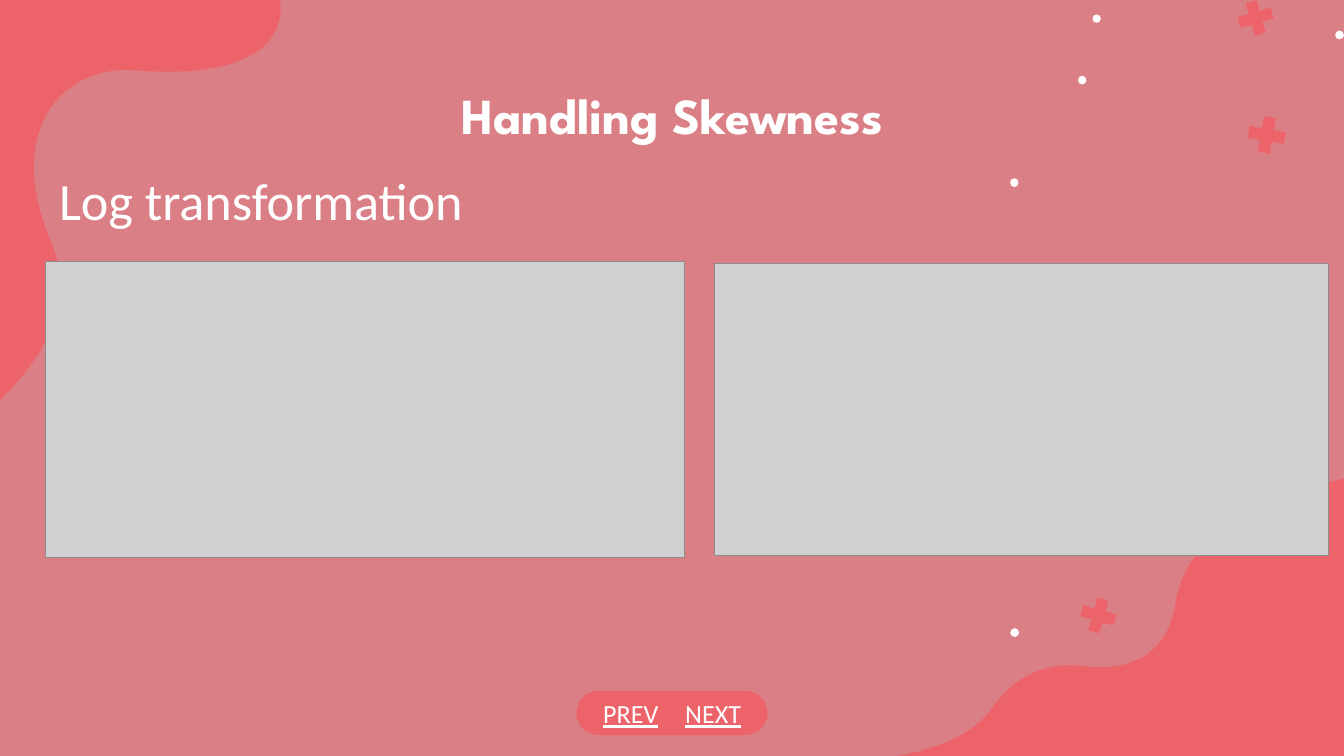
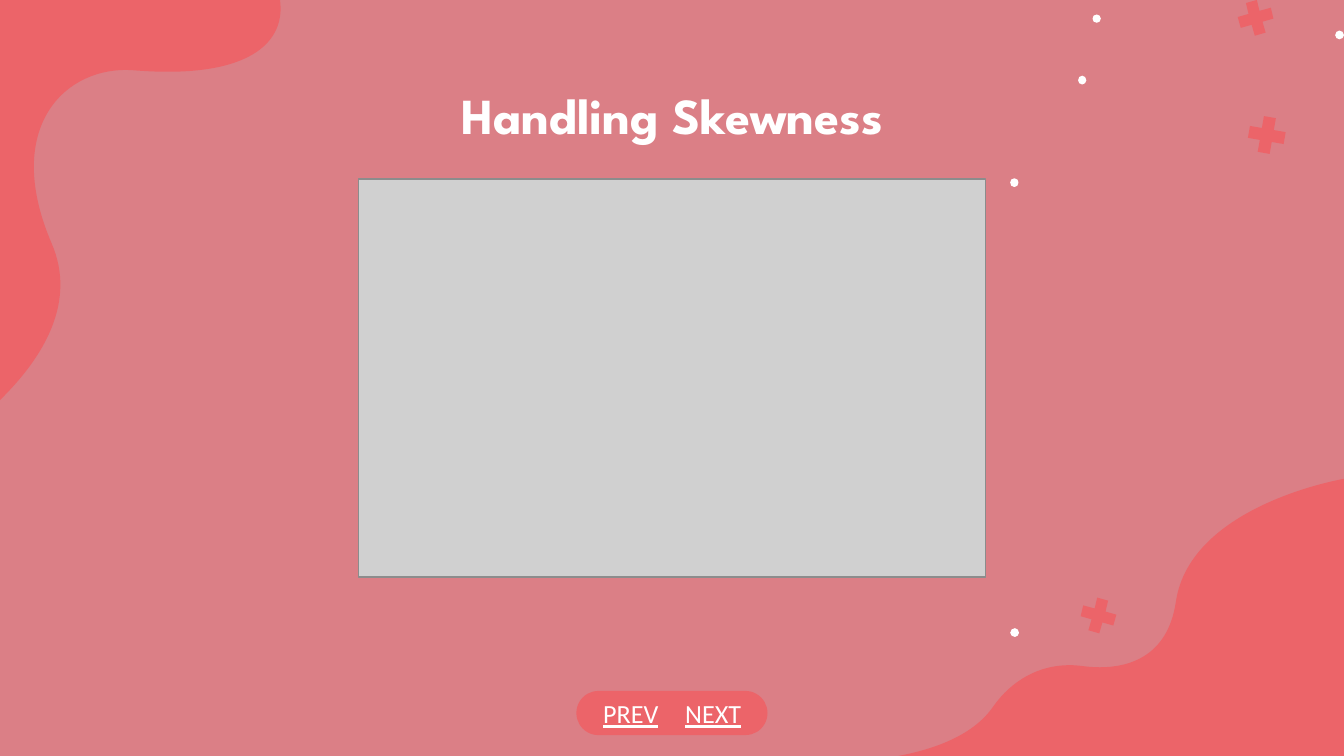
Before and after one commit to YvesSamsonLi/1015-Mini-Project, a slide deck: slide 23 of Heart disease prediction.pptx (slide 22 before the commit). Drawn at 1344x756 pixels with LibreOffice and Linux fonts; fonts in the diff are those of the drawing; grey boxes stand for pictures. Boxes give left, top, right and bottom in pixels: in the first picture for what was removed or moved away, otherwise in the second. Text is boxed around its words. In the diff, an @@ line names an element or a change of style, - is before the commit and + after.

```diff
--- a/Heart disease prediction.pptx
+++ b/Heart disease prediction.pptx
@@ picture added at (359, 179, 985, 577) @@
@@ title removed at (59, 184, 463, 229) @@
-Log transformation
@@ picture removed at (46, 261, 685, 556) @@
@@ picture removed at (715, 263, 1329, 555) @@
```
Also in this commit, not shown: 20 other slides changed, 1 slide added, 1 slide removed.
